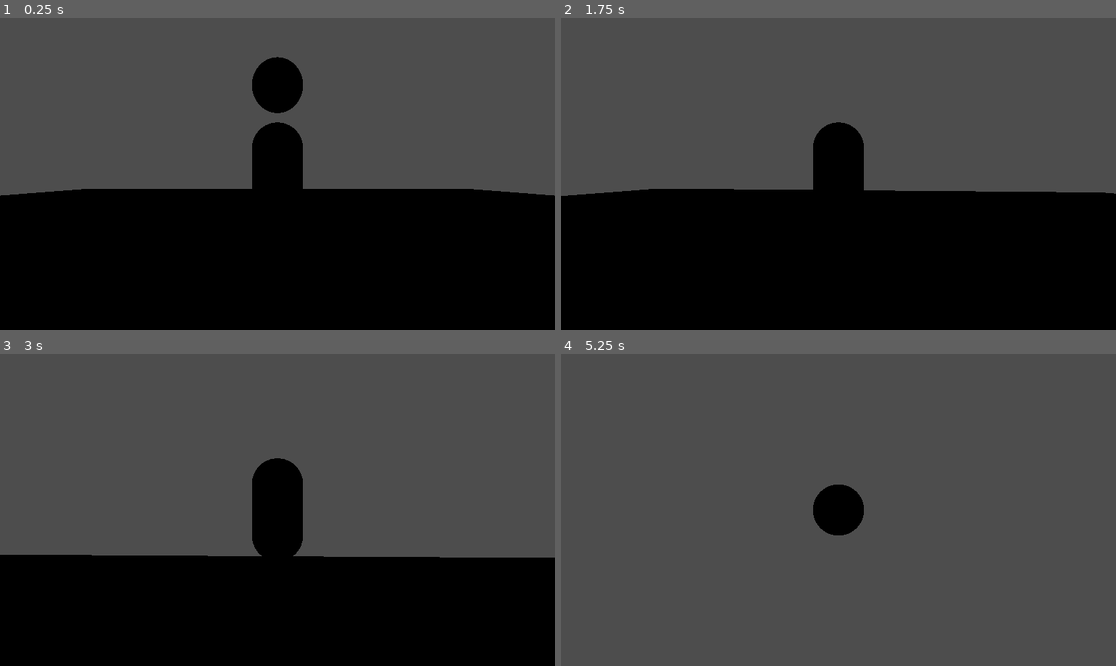
Above: before the commit, frames 1-4 (two rows, left to right).
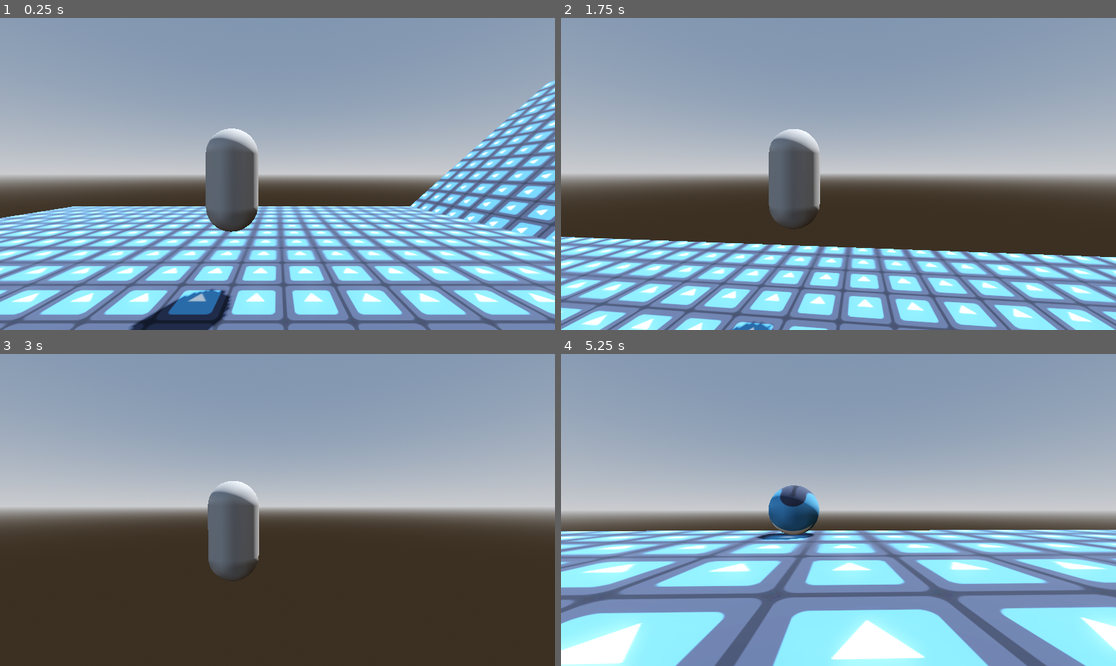
Above: after the commit, the same moments.

Repository: pochoco24/armadillos_with_guns
Game: Godot game, scene res://main.tscn
Same seed, same stepped clock (60 frames per second), same inputs: the game is played once before the commit and once after it. The engine's default icon, where the game draws it, is replaced by a stand-in: a white triangle on a blue panel in a dark square.
Inputs (mouse positions are in pixels of both pictures, inside the frame that each line leads up to):
- Up to frame 1 (0.25 s): no input
- Up to frame 2 (1.75 s): move the mouse to (866, 174) at 0.52 s; hold Shift (ball_mode) 0.53-1.28 s; hold W (up) from 0.53 s (still down); tap Space (jump) at 0.77, 0.8, 1.07, 1.35, 1.52 s; move the mouse to (810, 174) at 1.27 s; tap Shift (ball_mode) at 1.55 s
- Up to frame 3 (3 s): keep holding W (up); tap Space (jump) at 1.82, 2.3 s; move the mouse to (288, 503) at 2.02 s; hold Shift (ball_mode) 2.03-2.78 s; move the mouse to (271, 516) at 2.77 s; tap Shift (ball_mode) at 2.85 s
- Up to frame 4 (5.25 s): keep holding W (up); tap Space (jump) at 3.02, 3.32, 3.6, 3.77, 4.07, 4.52, 4.82 s; move the mouse to (877, 513) at 3.52 s; move the mouse to (794, 506) at 4.27 s; tap Shift (ball_mode) at 4.35 s; move the mouse to (844, 510) at 5.02 s; hold Shift (ball_mode) from 5.03 s (still down)

The runs differ from the first frame. In frame 1, 98% of the frame differs, in the area x 0-100%, y 0-100%; in frame 2, 98%; in frame 3, 97%; in frame 4, 98%.

Commit message:
commiting before adding states

Diff:
--- /dev/null
+++ b/cam_pivot.gd
@@ -0,0 +1,19 @@
+extends Node3D
+
+@export var cam_sensitivity: float
+@export var cam_follow_speed: float
+
+
+func move_to_position(pos: Vector3, smooth := true):
+	if smooth:
+		position = position.lerp(pos, cam_follow_speed)
+	else:
+		position = pos
+
+
+func _input(event: InputEvent) -> void:
+	# Camera rotation
+	if event is InputEventMouseMotion:
+		rotation_degrees.x -= event.relative.y * cam_sensitivity
+		rotation_degrees.x = clamp(rotation_degrees.x, -90, 90)
+		rotation_degrees.y -= event.relative.x * cam_sensitivity
--- a/main.tscn
+++ b/main.tscn
@@ -1,7 +1,22 @@
-[gd_scene load_steps=10 format=3 uid="uid://cdyng8lxh4ora"]
+[gd_scene load_steps=15 format=3 uid="uid://cdyng8lxh4ora"]
 
 [ext_resource type="Texture2D" uid="uid://cjsigc2r52b5f" path="res://icon.svg" id="1_0xm2m"]
-[ext_resource type="Script" uid="uid://n7eyvchldvs0" path="res://player.gd" id="2_h2yge"]
+[ext_resource type="Script" uid="uid://n7eyvchldvs0" path="res://player/player.gd" id="2_h2yge"]
+[ext_resource type="Script" uid="uid://cjnokk3bv3d2c" path="res://cam_pivot.gd" id="3_1bvp3"]
+[ext_resource type="Script" uid="uid://bq5t5v4jynd1h" path="res://player/ball.gd" id="3_h2yge"]
+
+[sub_resource type="ProceduralSkyMaterial" id="ProceduralSkyMaterial_1bvp3"]
+sky_horizon_color = Color(0.662243, 0.671743, 0.686743, 1)
+ground_horizon_color = Color(0.662243, 0.671743, 0.686743, 1)
+
+[sub_resource type="Sky" id="Sky_lquwl"]
+sky_material = SubResource("ProceduralSkyMaterial_1bvp3")
+
+[sub_resource type="Environment" id="Environment_7mycd"]
+background_mode = 2
+sky = SubResource("Sky_lquwl")
+tonemap_mode = 2
+glow_enabled = true
 
 [sub_resource type="StandardMaterial3D" id="StandardMaterial3D_1bvp3"]
 albedo_texture = ExtResource("1_0xm2m")
@@ -13,7 +28,7 @@
 
 [sub_resource type="PhysicsMaterial" id="PhysicsMaterial_0xm2m"]
 friction = 0.5
-bounce = 0.15
+bounce = 0.2
 
 [sub_resource type="SphereShape3D" id="SphereShape3D_h2yge"]
 
@@ -24,17 +39,30 @@
 
 [node name="Node3D" type="Node3D"]
 
-[node name="CSGBox3D" type="CSGBox3D" parent="."]
+[node name="DirectionalLight3D" type="DirectionalLight3D" parent="."]
+transform = Transform3D(-0.866023, -0.433016, 0.250001, 0, 0.499998, 0.866027, -0.500003, 0.749999, -0.43301, 0, 0, 0)
+shadow_enabled = true
+
+[node name="WorldEnvironment" type="WorldEnvironment" parent="."]
+environment = SubResource("Environment_7mycd")
+
+[node name="Map" type="Node3D" parent="."]
+
+[node name="CSGBox3D" type="CSGBox3D" parent="Map"]
 transform = Transform3D(1, 0, 0, 0, 1, 0, 0, 0, 1, 0, -0.909058, 0)
 use_collision = true
-collision_layer = 3
 size = Vector3(25.7246, 1.81812, 19.5518)
 material = SubResource("StandardMaterial3D_1bvp3")
 
-[node name="CSGBox3D" type="CSGBox3D" parent="CSGBox3D"]
-transform = Transform3D(1, 0, 0, 0, 1, 0, 0, 0, 1, 0, 13.6919, 0)
+[node name="CSGBox3D3" type="CSGBox3D" parent="Map"]
+transform = Transform3D(1, 0, 0, 0, 1, 0, 0, 0, 1, 34.5263, 4.04918, 0)
 use_collision = true
-collision_layer = 3
+size = Vector3(25.7246, 1.81812, 19.5518)
+material = SubResource("StandardMaterial3D_1bvp3")
+
+[node name="CSGBox3D2" type="CSGBox3D" parent="Map"]
+transform = Transform3D(0.744382, -0.667755, 0, 0.667755, 0.744382, 0, 0, 0, 1, 10.2056, -0.909058, 0)
+use_collision = true
 size = Vector3(25.7246, 1.81812, 19.5518)
 material = SubResource("StandardMaterial3D_1bvp3")
 
@@ -42,17 +70,17 @@
 transform = Transform3D(1, 0, 0, 0, 1, 0, 0, 0, 1, 0, 3.06458, 0)
 top_level = true
 collision_mask = 3
+floor_constant_speed = true
 script = ExtResource("2_h2yge")
 cam_pivot = NodePath("CamPivot")
 ball = NodePath("Ball")
-cam_sensitivity = 0.1
-cam_follow_speed = 1.0
 acceleration = 0.5
 ball_acceleration = 10.0
-speed = 5.0
-jump_speed = 7.0
+speed = 7.0
+jump_speed = 12.0
 ball_jump_speed = 15.0
 gravity = 0.5
+void_y_level = -40.0
 
 [node name="PlayerMesh" type="MeshInstance3D" parent="Player"]
 mesh = SubResource("CapsuleMesh_lquwl")
@@ -60,14 +88,15 @@
 [node name="CollisionShape3D" type="CollisionShape3D" parent="Player"]
 shape = SubResource("CapsuleShape3D_7mycd")
 
-[node name="RemoteTransform3D" type="RemoteTransform3D" parent="Player"]
-remote_path = NodePath("..")
-
 [node name="CamPivot" type="Node3D" parent="Player"]
 transform = Transform3D(1, 0, 0, 0, 1, 0, 0, 0, 1, 0, 3.06458, 0)
 top_level = true
+script = ExtResource("3_1bvp3")
+cam_sensitivity = 0.1
+cam_follow_speed = 0.5
 
 [node name="SpringArm3D" type="SpringArm3D" parent="Player/CamPivot"]
+transform = Transform3D(1, 0, 0, 0, 1, 0, 0, 0, 1, 0.881146, 0, 0)
 collision_mask = 2
 spring_length = 4.0
 
@@ -76,8 +105,13 @@
 [node name="Ball" type="RigidBody3D" parent="Player"]
 transform = Transform3D(1, 0, 0, 0, 1, 0, 0, 0, 1, 0, 3.06458, 0)
 top_level = true
+collision_mask = 3
 physics_material_override = SubResource("PhysicsMaterial_0xm2m")
 gravity_scale = 4.0
+contact_monitor = true
+max_contacts_reported = 1
+script = ExtResource("3_h2yge")
+max_floor_dot = 0.99
 
 [node name="CollisionShape3D" type="CollisionShape3D" parent="Player/Ball"]
 shape = SubResource("SphereShape3D_h2yge")
@@ -86,6 +120,3 @@
 material_override = SubResource("StandardMaterial3D_0xm2m")
 mesh = SubResource("SphereMesh_1bvp3")
 skeleton = NodePath("")
-
-[node name="RemoteTransform3D" type="RemoteTransform3D" parent="Player/Ball"]
-remote_path = NodePath("..")
--- /dev/null
+++ b/player/ball.gd
@@ -0,0 +1,14 @@
+extends RigidBody3D
+
+@export var max_floor_dot : float
+
+var on_floor := false
+
+
+func _integrate_forces(state: PhysicsDirectBodyState3D) -> void:
+	on_floor = false
+
+	for i in get_contact_count():
+		var normal = state.get_contact_local_normal(i)
+		if Vector3.UP.dot(normal) > max_floor_dot:
+			on_floor = true
--- a/player.gd
+++ b/player/player.gd
@@ -1,30 +1,52 @@
 extends CharacterBody3D
+
+enum States {IDLE, RUN, JUMP, BALL, LEDGE_GRAB}
 
 @export var cam_pivot: Node3D
 @export var ball: RigidBody3D
 @onready var player_mesh: MeshInstance3D = $PlayerMesh
-@onready var remote_transform_3d: RemoteTransform3D = $RemoteTransform3D
 
-@export var cam_sensitivity: float
-@export var cam_follow_speed: float
 @export var acceleration: float
 @export var ball_acceleration: float
 @export var speed: float
 @export var jump_speed: float
 @export var ball_jump_speed: float
 @export var gravity: float
+@export var void_y_level: float
 
 var input_dir := Vector2.ZERO
 var velocity_flat := Vector2.ZERO
+
 var ball_mode = false
+
+var state: States = States.IDLE
 
 
 func _ready() -> void:
 	# Lock mouse in center of screen
 	Input.mouse_mode = Input.MOUSE_MODE_CAPTURED
 
+	# Update ball mode
+	ball_mode = true
+	set_ball_mode(false)
 
 func _physics_process(delta: float) -> void:
+
+	# State machine
+	match state:
+		States.IDLE:
+			print(2)
+
+
+	# Kill player if it falls to void
+	if position.y < void_y_level:
+		position = Vector3.UP
+		velocity = Vector3.UP
+		ball.position = Vector3.UP
+		ball.angular_velocity = Vector3.ZERO
+		ball.linear_velocity = Vector3.ZERO
+		cam_pivot.move_to_position(position, false)
+
 	# up and down are flipped to match 3D Z axis
 	input_dir = Input.get_vector("left", "right", "up", "down")
 
@@ -37,7 +59,7 @@
 		var input_dir_3d = Vector3(input_dir.x, 0.0, input_dir.y)
 		ball.apply_torque(Vector3.UP.cross(input_dir_3d) * ball_acceleration)
 
-		if Input.is_action_just_pressed("jump"):
+		if Input.is_action_just_pressed("jump") and ball.on_floor:
 			ball.apply_impulse(Vector3.UP * ball_jump_speed)
 
 	else:
@@ -53,28 +75,29 @@
 
 
 	move_and_slide()
-	update_camera_position()
 
+	if ball_mode:
+		position = ball.position
 
-func update_camera_position():
-	if ball_mode:
-		cam_pivot.position = cam_pivot.position.lerp(ball.position, cam_follow_speed)
-	else:
-		cam_pivot.position = cam_pivot.position.lerp(position, cam_follow_speed)
+	cam_pivot.move_to_position(position)
 
 
 func set_ball_mode(enabled: bool):
 	if enabled == ball_mode:
 		return
 
+	# Toggle visibility and collisions for player
 	player_mesh.visible = not enabled
 	set_collision_layer_value(1, not enabled)
 	set_collision_mask_value(1, not enabled)
 	set_collision_mask_value(2, not enabled)
+	disable_mode = CollisionObject3D.DISABLE_MODE_REMOVE
 
+	# Toggle visibility and collisions for ball
 	ball.visible = enabled
 	ball.set_collision_layer_value(1, enabled)
 	ball.set_collision_mask_value(1, enabled)
+	ball.set_collision_mask_value(2, enabled)
 	ball.freeze = not enabled
 
 	if not enabled:
@@ -89,12 +112,6 @@
 
 
 func _input(event: InputEvent) -> void:
-	# Camera rotation
-	if event is InputEventMouseMotion:
-		cam_pivot.rotation_degrees.x -= event.relative.y * cam_sensitivity
-		cam_pivot.rotation_degrees.x = clamp(cam_pivot.rotation_degrees.x, -90, 90)
-		cam_pivot.rotation_degrees.y -= event.relative.x * cam_sensitivity
-
 	# Ball mode
 	set_ball_mode(Input.is_action_pressed("ball_mode"))
 
--- a/project.godot
+++ b/project.godot
@@ -47,3 +47,8 @@
 "events": [Object(InputEventKey,"resource_local_to_scene":false,"resource_name":"","device":-1,"window_id":0,"alt_press …(191 unchanged characters)…
 ]
 }
+
+[layer_names]
+
+3d_physics/layer_1="map"
+3d_physics/layer_2="players"
Not shown, added: cam_pivot.gd.uid
Not shown, added: player/ball.gd.uid
Renamed: player.gd.uid -> player/player.gd.uid
